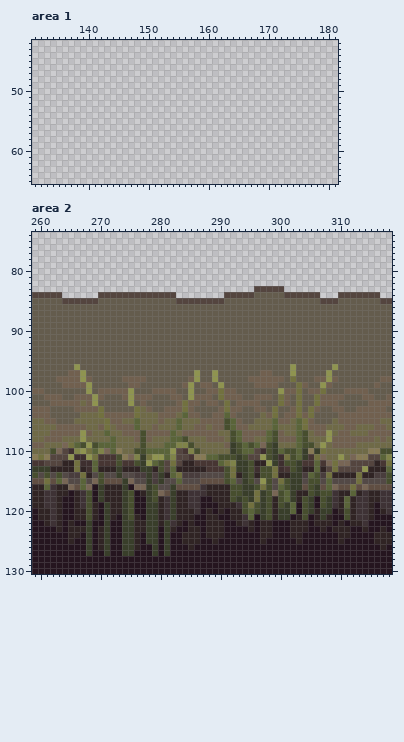
One commit to this pixel-art file: Aseprite/Tiles/FrontTileset.aseprite. Above is the file before it was changed.
400x200 pixels, 1 frame. Colours within 5 levels of each other are drawn and written as one. Shown: area 1: x 131..181, y 42..65; area 2: x 259..318, y 74..130. The commit also changed other parts of the picture, which this record leaves out.
Once edited:
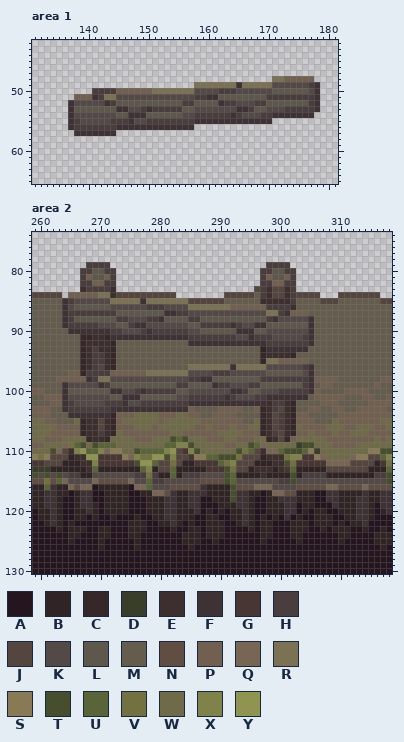
Palette (. is transparent): A #25151f  B #302424  C #362828  D #393e2a  E #3e2f2f  F #3e3235  G #473633  H #493d3d  J #54453f  K #534946  L #5e584c  M #645c4d  N #604e42  P #71604f  Q #786655  R #7b7153  S #877a55  T #474e2e  U #5a6439  V #72713f  W #6f6a47  X #7f8349  Y #8f9450
The edit:
Changed rows in their new state; - is an unchanged pixel.
Area 1, layer "Layer 3":
first column x 137:
48 ----------------------------------RRPPPPP-
49 ---------------------RRRRRRRFRRRRRKKKKKKHF
50 ----HHHHPPPPPPRRRRRRRKKKKHHHKKKKKKLLLLLLKF
51 -PPPFHRRKKKKKKKKKKKKKHHFFLLLLLLLLHHHHHHHHF
52 FKKKKKFHLLLLLLLLLLLHHLLLLFHHKKKHHLLLLLLLHF
53 FLLLLLLLFFKKHFHHHHHLLKKKKKKKFFHLLKKKHHHHHF
54 FKKKKKKKLLFFFLLLLLLKKHHHHHHFHKKKHHFFFFFFF-
55 FHKKKKKHHHFKKHHHHHHHHFFFFFFFFFFFFF--------
56 FHHHHHHHFFFFFFFFFFFFF---------------------
57 -FFFFFFF----------------------------------
Area 2, layer "Layer 3":
first column x 264:
 79 ----HHHH--------------------------HHHH-------------
 80 ---HHLLHH------------------------HHLLHH------------
 81 ---HPLLPH------------------------HPLLPH------------
 82 ---HHPPHH------------------------HHPPHH------------
 83 ---EHHHHE------------------------HE--EH------------
 84 -PPPPPRRE------------------------HEJJEH------------
 85 FHKKKKKKRRRRRFRRRRRRR------------EEEEEH------------
 86 FKLLLLLLKKKKKKHHHKKKKRRRRRRRPPPPPPHHHHE------------
 87 FHHHHHHHHLLLLLLLLFFHHKKKKKKKKKKKKKRRHFPPP----------
 88 FHLLLLLLLHHKKKHHFLLLLHHLLLLLLLLLLLHFKKKKKF---------
 89 FHHHHHKKKLLHFFKKKKKKKLLHHHHHFHKKFFLLLLLLLF---------
 90 -FFFFFFFHHKKKHFHHHHHHKKLLLLLLFFFLLKKKKKKKF---------
 91 ---CCEECFFFFFFFFFFFFFHHHHHHHHKKFHHHKKKKKHF---------
 92 ---CEEEEC------------FFFFFFFFFFFFFHHHHHHHF---------
 93 ---CEHEEC------------------------BFFFFFFF----------
 94 ---CEHHEC------------------------CEEEEC------------
 95 ---CEHHEC------------------------CRRPPPPP----------
 96 --MCEHJEC------------RRRRRRRFRRRRRKKKKKKHF---M-----
 97 ---CHHHHPPPPPPRRRRRRRKKKKHHHKKKKKKLLLLLLKF--M------
 98 ---PFHRRKKKKKKKKKKKKKHHFFLLLLLLLLHHHHHHHHF--P------
 99 FKKKKKFHLLLLLLLLLLLHHLLLLFHHKKKHHLLLLLLLHF-P-------
100 FLLLLLLLFFKKHFHHHHHLLKKKKKKKFFHLLKKKHHHHHF-M-------
101 FKKKKKKKLLFFFLLLLLLKKHHHHHHFHKKKHHFFFFFFF-P--------
102 FHKKKKKHHHFKKHHHHHHHHFFFFFFFFFFFFFEHHECM--M--------
103 FHHHHHHHFFFFFFFFFFFFF------P-----CEHJECM-P---------
104 -FFFFFFFC---W-------W------P-----CEJHECP-M---------
105 ---CEEJEC---W------W-------PP----CEJHECPP----------
106 ---CEEJEC---W------W-------PW----CEJHECWP----------
107 ---CEEHEC----P----W---------WW---CEHJECPP---P------
108 ---WCEECW----P----T---------WP----CEJC-WW---P------
109 ----W--------W--------------PWW---WW---D---W-------
110 ----U---S----U---X----------W-V---QQ---TU--W-------
111 -B---Y---G---V---T-----------VJ--BEE--XXG-S---W----
112 --B--X---G---Y--J------------JJJ--BE--VG--G--Q-----
113 --B------B---UX-J------------JJB-EEB--UB--B--J----J
114 ---B--K--K----V-B--B--------U-BB-EBB--TB-HH-B----B-
115 ---K--N---N---U-H--K----------KK-KK-HHTK-KK-K----K-
116 ---Q--B---B---UK--N----------NNNQQQ-KKKN-NN-Q---N--
117 ----F-A---BA--BQ--F----------FFBBAB-QNN--BAAF---B--
118 ----F-A---BA--BB--F----------FFBAAB-FFF-BB-AF--B---
119 ----F--B--BA--BB--F-----------FBAAB-BFF-BB-AA--B---
120 ----F--B--BA--BB--F-----------FBAAB-BFF-BA-BA--B---
121 ----A--A--AA--AB--F------------B-BA-AF--A--B---B---
122 ----A--A--AB--AA-B---------------------------------
123 ----A--B--AB--AA-A---------------------------------
124 ----A--B--AB--AA-A---------------------------------
125 ----A--A--AA--AA-A---------------------------------
126 ----A--A--AA---A-A---------------------------------
127 ----A--A--AA---A-A---------------------------------
Changed places in both pictures, as pixel boxes (x1, y1, x2, y2):
added: (68, 76, 320, 136)
changed: (62, 262, 368, 556)
